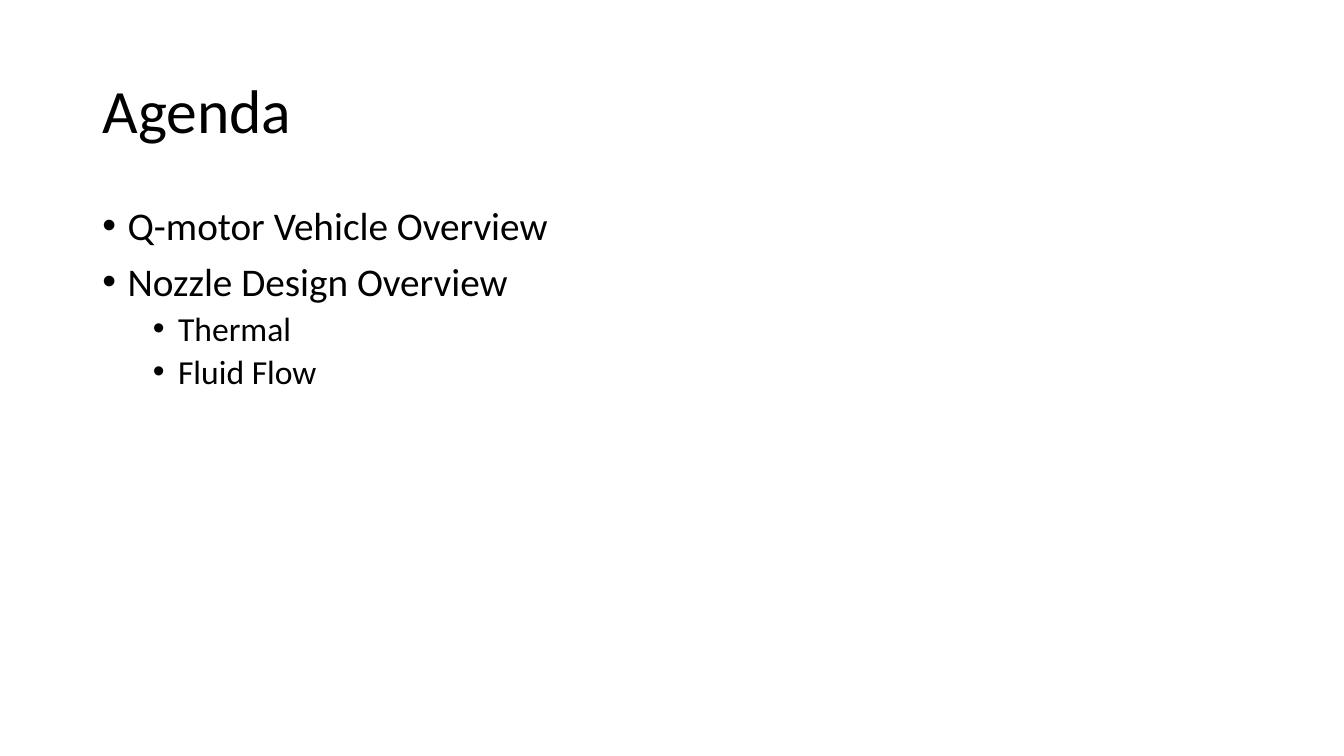
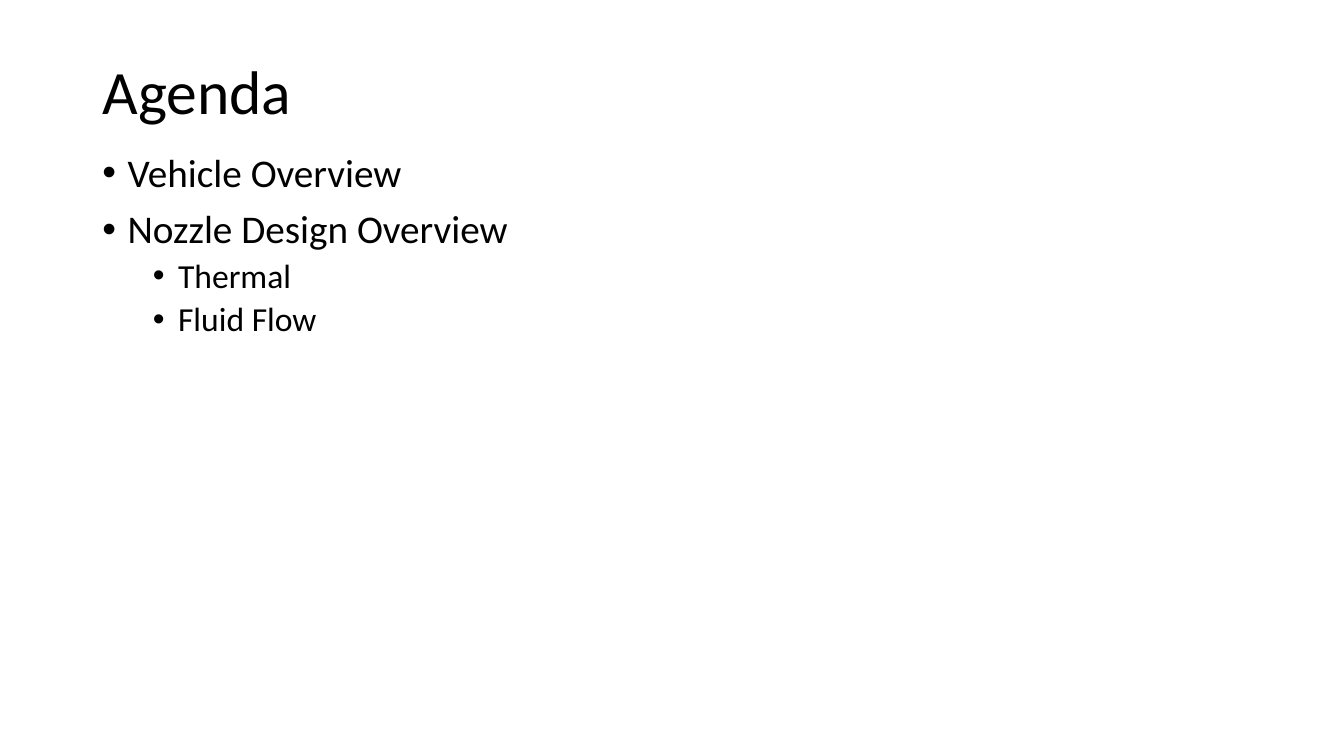
Before and after one commit to tritonrocketclub/Propulsion, a slide deck: slide 2 of Projects/Nozzle_Optimization/Experimental Solid Rocket Nozzle.pptx. Drawn at 1344x756 pixels with LibreOffice and Linux fonts; fonts in the diff are those of the drawing; background and template pictures are left out. Boxes give left, top, right and bottom in pixels: in the first picture for what was removed or moved away, otherwise in the second. Text is boxed around its words. In the diff, an @@ line names an element or a change of style, - is before the commit and + after.

Commit message:
presentation updates

```diff
--- a/Projects/Nozzle_Optimization/Experimental Solid Rocket Nozzle.pptx
+++ b/Projects/Nozzle_Optimization/Experimental Solid Rocket Nozzle.pptx
@@ title "Agenda": place and size @@
-title "Agenda" at box(102, 90, 291, 144)
+title "Agenda" at box(102, 71, 291, 125)
@@ text "Vehicle Overview": place and size @@
-text "Vehicle Overview" at box(128, 212, 548, 385)
+text "Vehicle Overview" at box(128, 159, 508, 332)
@@ text at box(128, 159, 402, 188): text changed @@
-• Q-motor Vehicle Overview
+• Vehicle Overview
```
Also in this commit, not shown: 2 other slides changed, 5 slides added, 1 slide removed, 3 other files.
